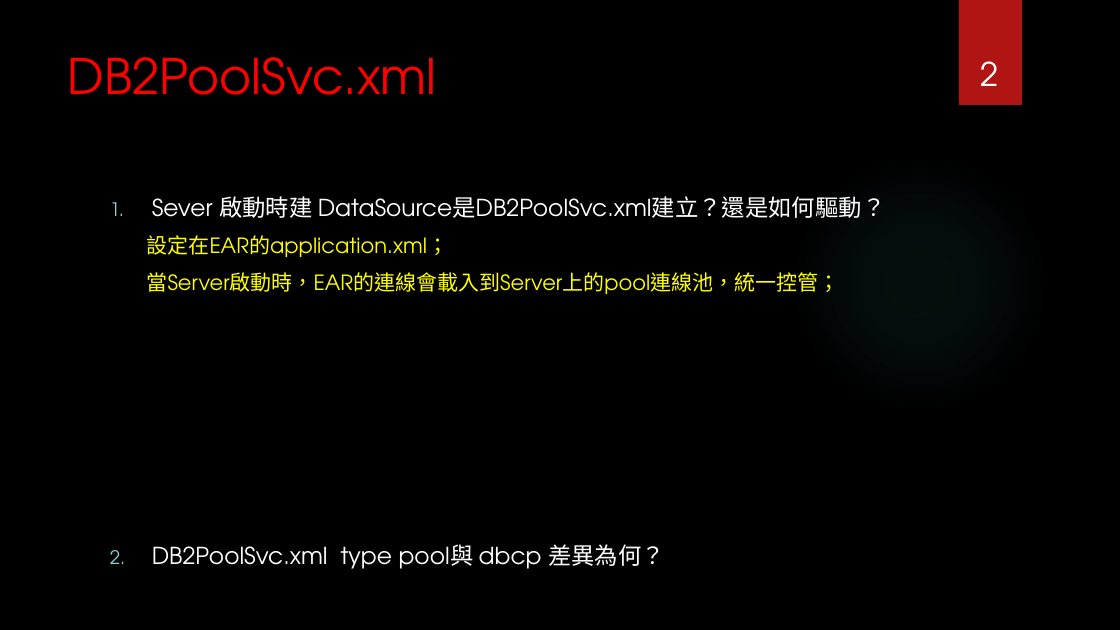
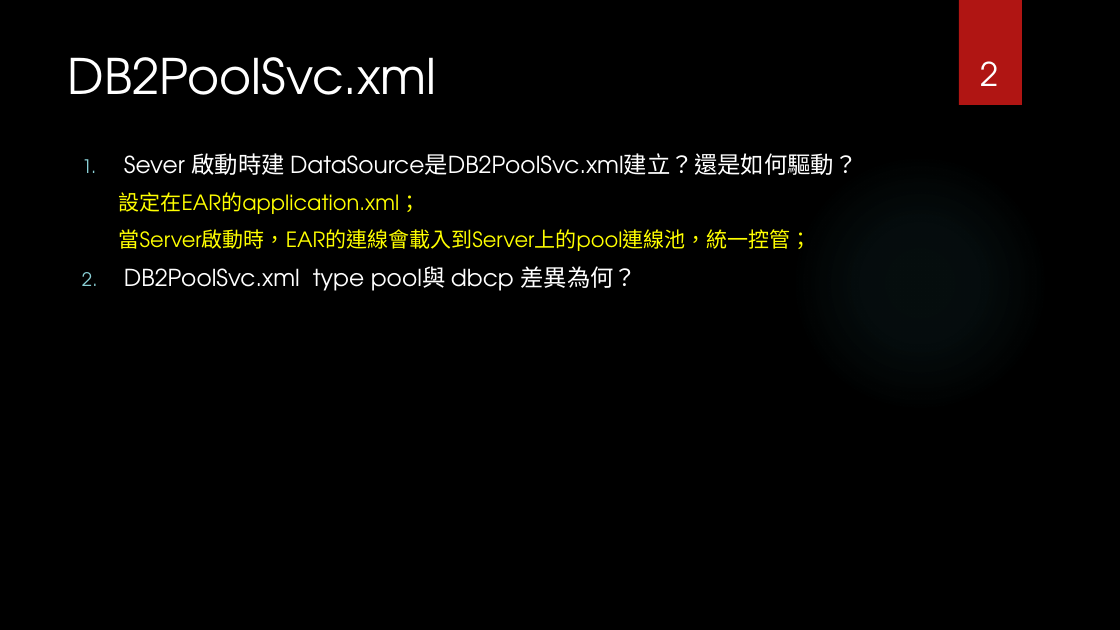
Before and after one commit to Szying/Js_Tools, a slide deck: slide 2 of 補充報告.pptx. Drawn at 1120x630 pixels with LibreOffice and Linux fonts; fonts in the diff are those of the drawing; background and template pictures are left out. Boxes give left, top, right and bottom in pixels: in the first picture for what was removed or moved away, otherwise in the second. Text is boxed around its words. In the diff, an @@ line names an element or a change of style, - is before the commit and + after.

```diff
--- a/補充報告.pptx
+++ b/補充報告.pptx
@@ title "DB2PoolSvc.xml" at (68,57,437,95): text colour #FF0000 to #FFFFFF @@
@@ text "Sever 啟動時建 DataSource是DB2PoolSvc.xml建立？還是如何驅動？" rewrapped from (147,196,886,569) to (119,153,858,291) @@
```
Also in this commit, not shown: 17 other slides changed, 1 slide added, 6 slides removed.
